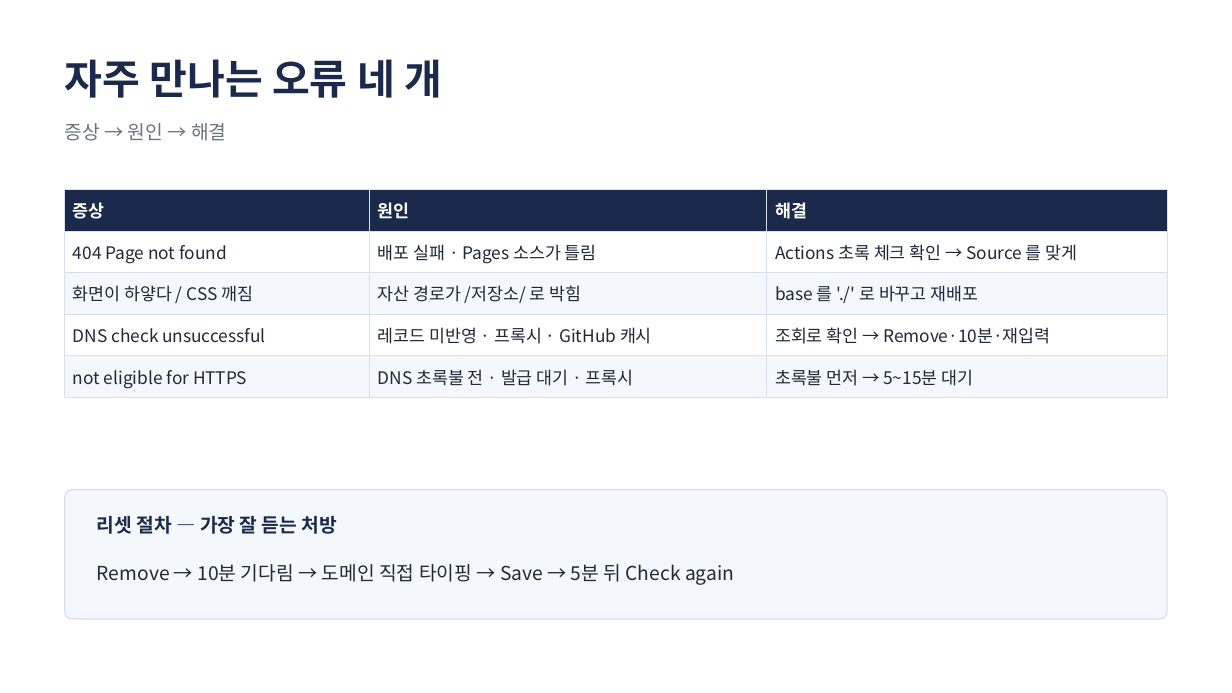
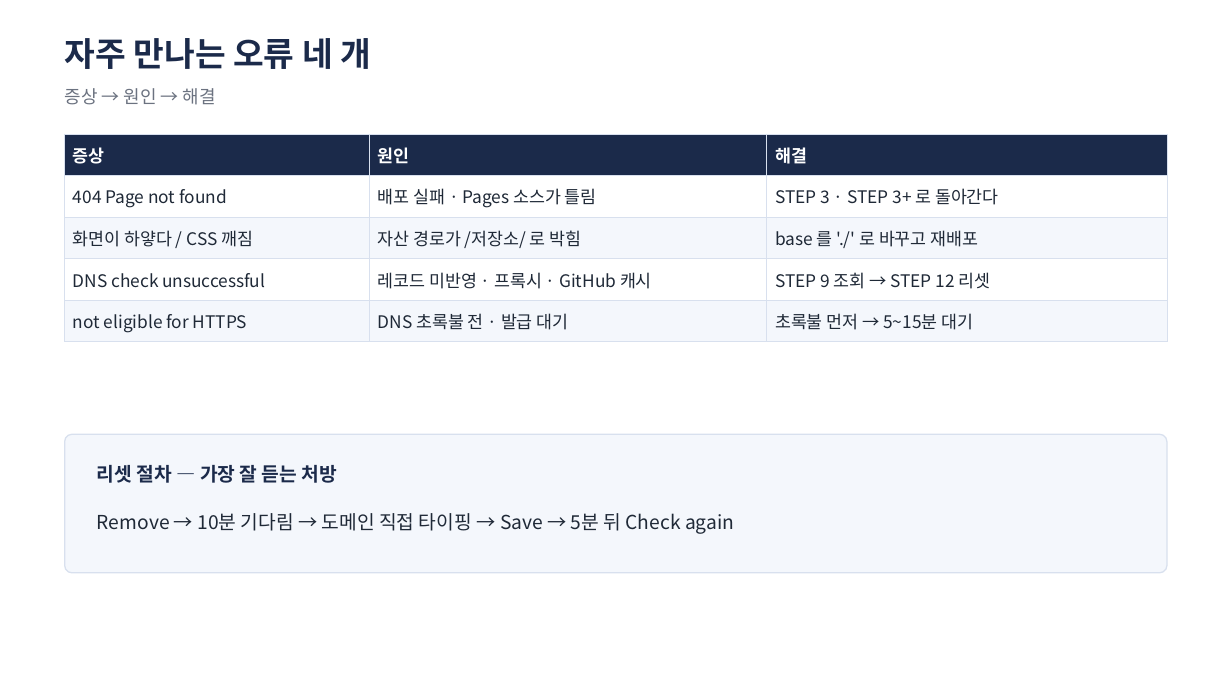
Before and after one commit to jungaistar/lms, a slide deck: slide 22 of docs/lecture/pages-domain/GitHub-Pages-도메인연결-강의슬라이드.pptx (slide 17 before the commit). Drawn at 1232x693 pixels with LibreOffice and Linux fonts; fonts in the diff are those of the drawing. Boxes give left, top, right and bottom in pixels: in the first picture for what was removed or moved away, otherwise in the second. Text is boxed around its words. In the diff, an @@ line names an element or a change of style, - is before the commit and + after.

```diff
--- a/docs/lecture/pages-domain/GitHub-Pages-도메인연결-강의슬라이드.pptx
+++ b/docs/lecture/pages-domain/GitHub-Pages-도메인연결-강의슬라이드.pptx
@@ text "자주 만나는 오류 네 개" moved from (x1=65, y1=59, x2=442, y2=98) to (x1=65, y1=38, x2=372, y2=69) @@
@@ text "자주 만나는 오류 네 개" at (x1=65, y1=38, x2=372, y2=69): size 32 to 26 pt @@
@@ text "증상 → 원인 → 해결" moved from (x1=65, y1=123, x2=226, y2=141) to (x1=65, y1=88, x2=216, y2=105) @@
@@ text "증상 → 원인 → 해결" at (x1=65, y1=88, x2=216, y2=105): size 15 to 14 pt @@
@@ table at (x1=65, y1=134, x2=1167, y2=337) @@
-row 2, column 3: Actions 초록 체크 확인 → Source 를 맞게
+row 2, column 3: STEP 3 · STEP 3+ 로 돌아간다
-row 4, column 3: 조회로 확인 → Remove·10분·재입력
+row 4, column 3: STEP 9 조회 → STEP 12 리셋
-row 5, column 2: DNS 초록불 전 · 발급 대기 · 프록시
+row 5, column 2: DNS 초록불 전 · 발급 대기
@@ table moved from (x1=65, y1=189, x2=1167, y2=393) to (x1=65, y1=134, x2=1167, y2=337) @@
@@ rounded rectangle resized from (x1=65, y1=490, x2=1167, y2=619) to (x1=65, y1=434, x2=1167, y2=573) @@
@@ rounded rectangle at (x1=65, y1=434, x2=1167, y2=573): proportions changed @@
@@ text "리셋 절차 — 가장 잘 ..." moved from (x1=97, y1=516, x2=337, y2=534) to (x1=97, y1=465, x2=337, y2=483) @@
@@ text "Remove → 10분 기다림 → ..." moved from (x1=97, y1=564, x2=734, y2=585) to (x1=97, y1=513, x2=734, y2=534) @@
```
Also in this commit, not shown: 13 other slides changed, 13 slides added, 6 slides removed, 50 other files.
